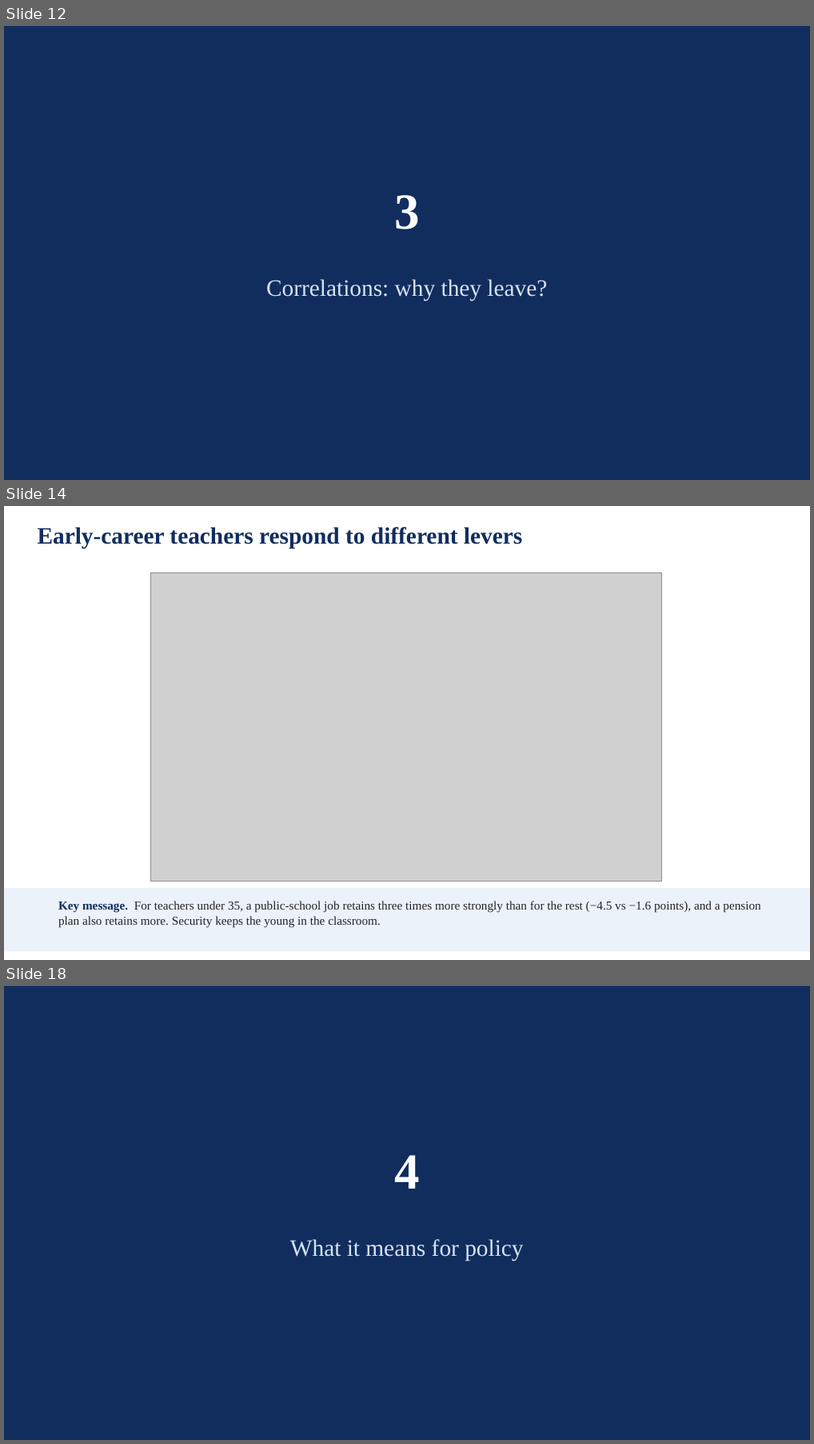
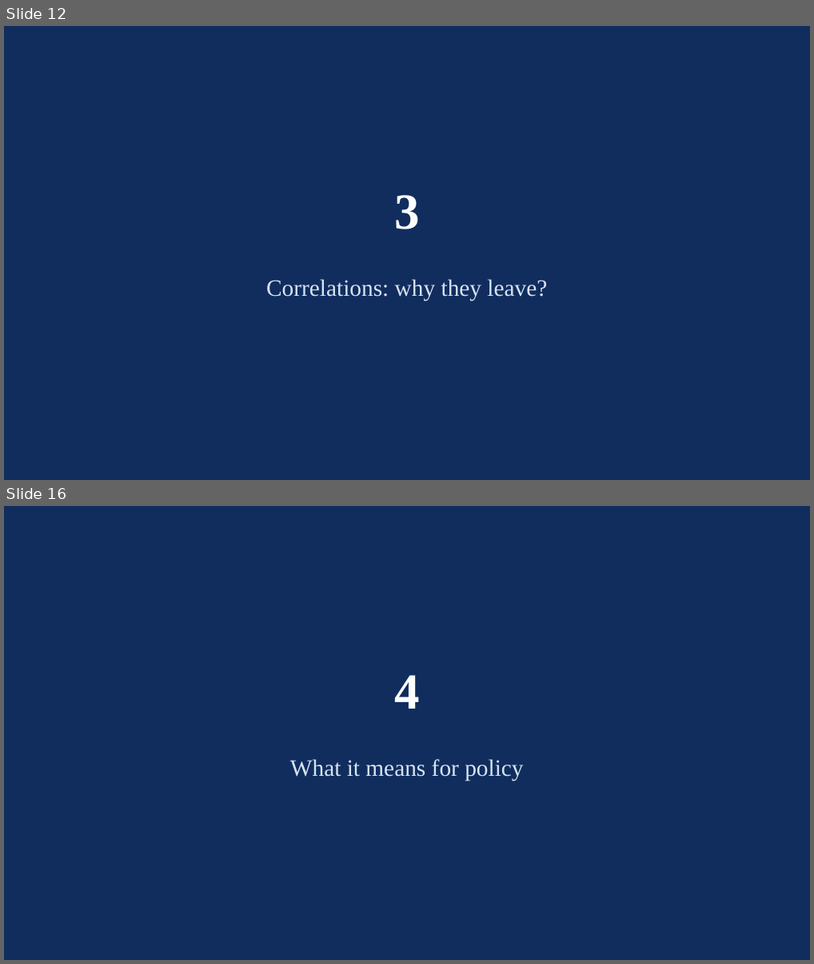
Before and after one commit to jedr1-ship-it/Alternative-Pathways----Quant, a slide deck: report/data_cluster/Proyect_US_policy.pptx. Shown one above the other, each under a label of ours: slides 12, 14 and 18 before the commit, slides 12 and 16 after it; the slides between them are not shown. The pictures are 814x1444 and 814x964 pixels, drawn with LibreOffice and Linux fonts; fonts in the diff are those of the drawing; grey boxes stand for pictures. Boxes give left, top, right and bottom in pixels: in the first picture for what was removed or moved away, otherwise in the second. Text is boxed around its words. In the diff, an @@ line names an element or a change of style, - is before the commit and + after.

```diff
--- a/report/data_cluster/Proyect_US_policy.pptx
+++ b/report/data_cluster/Proyect_US_policy.pptx
@@ slide 14 removed at [4,506,810,960], background #FFFFFF @@
@@ text removed at [38,527,522,548] @@
-Early-career teachers respond to different levers
@@ picture removed at [150,572,662,881] @@
@@ rectangle removed at [4,888,810,952] @@
@@ text removed at [58,900,761,928] @@
-Key message. For teachers under 35, a public-school job retains three times more strongly than for the rest (−4.5 vs −1.6 points), and a pension plan also retains more. Security keeps the young in the classroom.
@@ what was slide 18 is now slide 16 @@
```
Also in this commit, not shown: 5 slides changed, 1 other slide removed, 1 other file.
